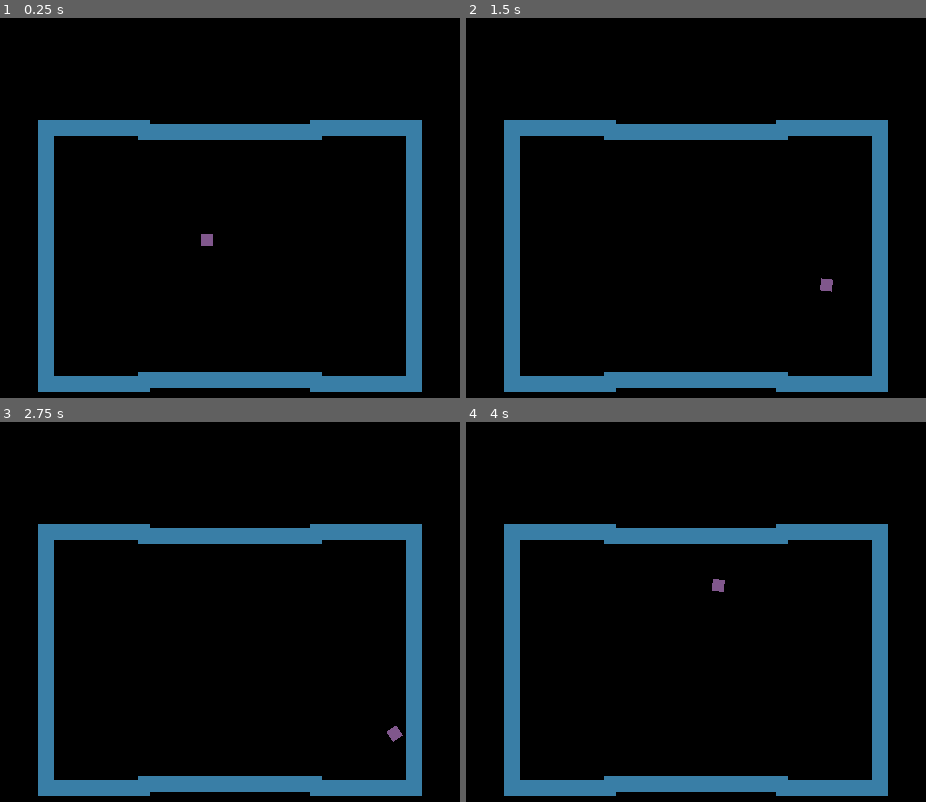
Above: before the commit, frames 1-4 (two rows, left to right).
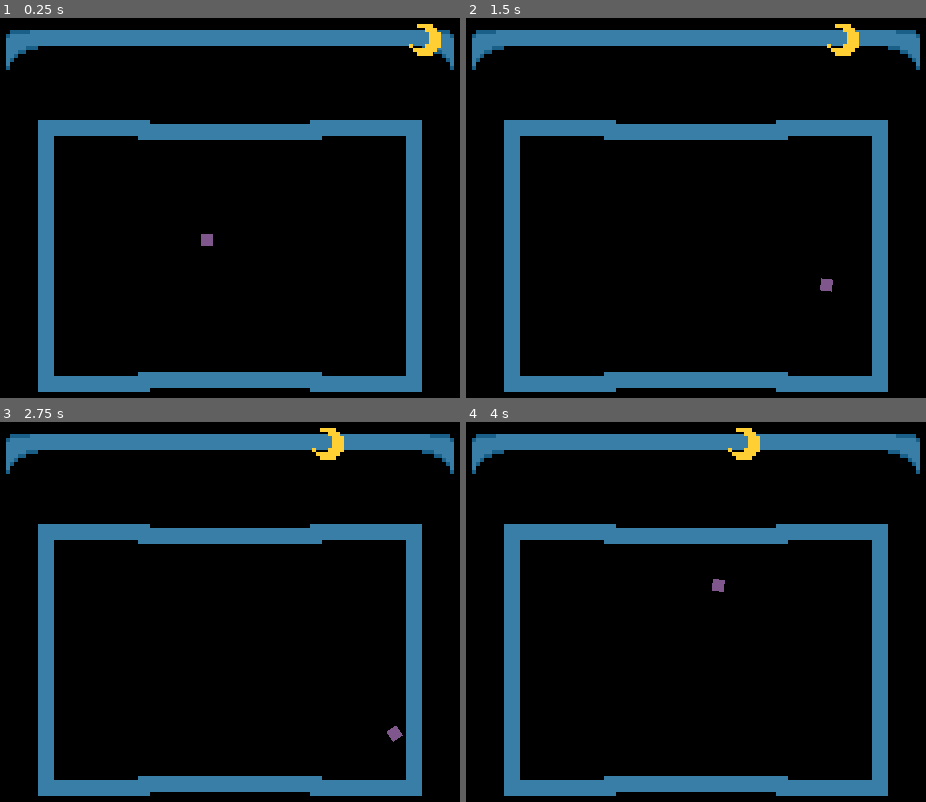
Above: after the commit, the same moments.

Repository: AlexHoratio/sleep-in
Game: Godot game, scene res://Scenes/main.tscn
Two runs of this game, one before a commit and one after it. Both use one fixed random seed, a clock stepped at 60 frames per second and the inputs below.
Inputs:
- Up to frame 1 (0.25 s): no input
- Up to frame 2 (1.5 s): hold Right (ui_right) 0.53-1.28 s; hold S (ui_down) from 1.28 s (still down)
- Up to frame 3 (2.75 s): release S (ui_down) at 2.03 s; hold Right (ui_right) from 2.03 s (still down)
- Up to frame 4 (4 s): release Right (ui_right) at 2.78 s; hold Up (ui_up) 2.78-3.53 s; hold Left (ui_left) from 3.53 s (still down)

The runs differ from the first frame. In frame 1, 4.6% of the frame differs, in the area x 1-99%, y 1-14%; in frame 2, 4.6%; in frame 3, 4.6%; in frame 4, 4.6%.

Commit message:
sleep bar

Diff:
--- a/Scenes/main.tscn
+++ b/Scenes/main.tscn
@@ -1,8 +1,53 @@
-[gd_scene load_steps=9 format=2]
+[gd_scene load_steps=13 format=2]
 
-[ext_resource path="res://Graphics/walls.png" type="Texture" id=1]
-[ext_resource path="res://Scenes/player.gd" type="Script" id=2]
-[ext_resource path="res://Graphics/player.png" type="Texture" id=3]
+[ext_resource path="res://Graphics/bar.png" type="Texture" id=1]
+[ext_resource path="res://Graphics/moon.png" type="Texture" id=2]
+[ext_resource path="res://Graphics/walls.png" type="Texture" id=3]
+[ext_resource path="res://Scenes/player.gd" type="Script" id=4]
+[ext_resource path="res://Graphics/player.png" type="Texture" id=5]
+
+[sub_resource type="GDScript" id=6]
+script/source = "extends Node2D
+
+var MAX_VALUE = 100
+var VALUE = MAX_VALUE
+
+var BAR_ZERO_X_VALUE = 60
+var BAR_MAX_X_VALUE = 456
+var BAR_VARIANCE = BAR_MAX_X_VALUE - BAR_ZERO_X_VALUE
+
+func _ready():
+	pass
+
+func _process(delta):
+	update_bar_position()
+	VALUE -= delta*10
+
+func get_value():
+	return VALUE
+
+func set_value(new_value):
+	VALUE = new_value
+	update_bar_position()
+
+func update_bar_position():
+	var percentage_value = VALUE/100
+	var px_percentage = (percentage_value * BAR_VARIANCE)
+	$moon.set_destination(Vector2(px_percentage + BAR_ZERO_X_VALUE, 40))"
+
+[sub_resource type="GDScript" id=7]
+script/source = "extends Sprite
+
+var destination
+
+func _ready():
+	destination = position
+
+func _process(delta):
+	position = position.linear_interpolate(destination, 0.1)
+
+func set_destination(new_destination : Vector2 = Vector2(60, 40)):
+	destination = new_destination"
 
 [sub_resource type="RectangleShape2D" id=1]
 extents = Vector2( 55.9249, 7.94063 )
@@ -22,12 +67,28 @@
 
 [node name="main" type="Node2D"]
 
+[node name="noise" type="Node" parent="."]
+
+[node name="bar" type="Node2D" parent="noise"]
+script = SubResource( 6 )
+
+[node name="bar" type="Sprite" parent="noise/bar"]
+position = Vector2( 256, 50 )
+scale = Vector2( 4, 4 )
+texture = ExtResource( 1 )
+
+[node name="moon" type="Sprite" parent="noise/bar"]
+position = Vector2( 456, 40 )
+scale = Vector2( 4, 4 )
+texture = ExtResource( 2 )
+script = SubResource( 7 )
+
 [node name="walls" type="StaticBody2D" parent="."]
 editor/display_folded = true
 
 [node name="Sprite" type="Sprite" parent="walls"]
 scale = Vector2( 4, 4 )
-texture = ExtResource( 1 )
+texture = ExtResource( 3 )
 centered = false
 
 [node name="CollisionShape2D" type="CollisionShape2D" parent="walls"]
Binary file added: Graphics/bar.aseprite
Binary file added: Graphics/bar.png
Not shown, added: Graphics/bar.png.import
Binary file added: Graphics/moon.aseprite
Binary file added: Graphics/moon.png
Not shown, added: Graphics/moon.png.import
Not shown: 1 places in Scenes/main.tscn that only renumber resources
